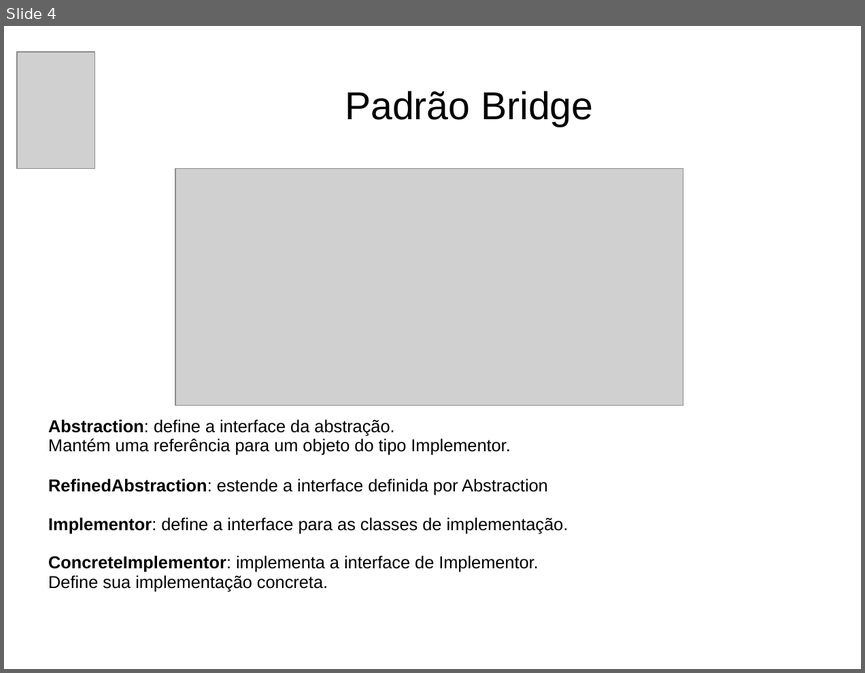
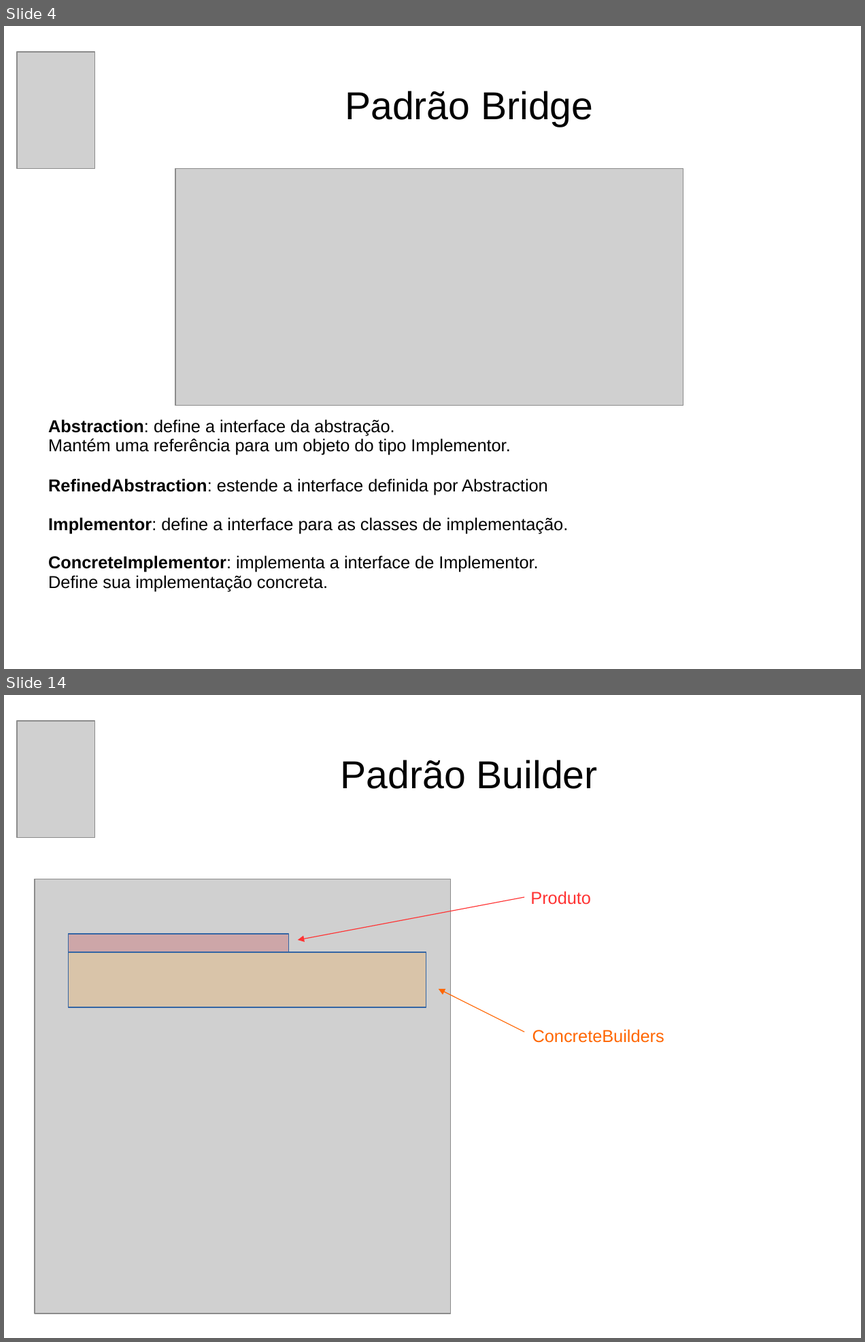
Before and after one commit to andrePfeiffer/Padroes, a slide deck: arquivos/Apresentação PSI.ppt. Shown one above the other, each under a label of ours: slide 4 before the commit, slides 4 and 14 after it; the slides between them are not shown. The pictures are 865x673 and 865x1342 pixels, drawn with LibreOffice and Linux fonts; fonts in the diff are those of the drawing; grey boxes stand for pictures; background and template pictures are left out. Boxes give left, top, right and bottom in pixels: in the first picture for what was removed or moved away, otherwise in the second. Text is boxed around its words. In the diff, an @@ line names an element or a change of style, - is before the commit and + after.

```diff
--- a/arquivos/Apresentação PSI.ppt
+++ b/arquivos/Apresentação PSI.ppt
@@ slide 14 added at box(4, 695, 861, 1338), background #FFFFFF @@
@@ picture added at box(17, 721, 96, 837) @@
@@ title added at box(341, 760, 598, 789), 36 pt, text #000000 @@
+Padrão Builder
@@ picture added at box(35, 879, 450, 1314) @@
@@ arrow added from (524, 897) to (298, 940), #FF3333 0.74 pt @@
@@ text added at box(530, 891, 591, 904), 16 pt, text #FF3333 @@
+Produto
@@ rectangle added at box(69, 934, 290, 952), fill #C5000B at 20% opacity, outline #3465A4 0.74 pt @@
@@ rectangle added at box(69, 952, 427, 1008), fill #FF950E at 20% opacity, outline #3465A4 0.74 pt @@
@@ arrow added from (524, 1032) to (439, 989), #FF6600 0.74 pt @@
@@ text added at box(532, 1029, 664, 1042), 16 pt, text #FF6600 @@
+ConcreteBuilders
```
Also in this commit, not shown: 1 slide changed, 13 other slides added, 3 other files.
